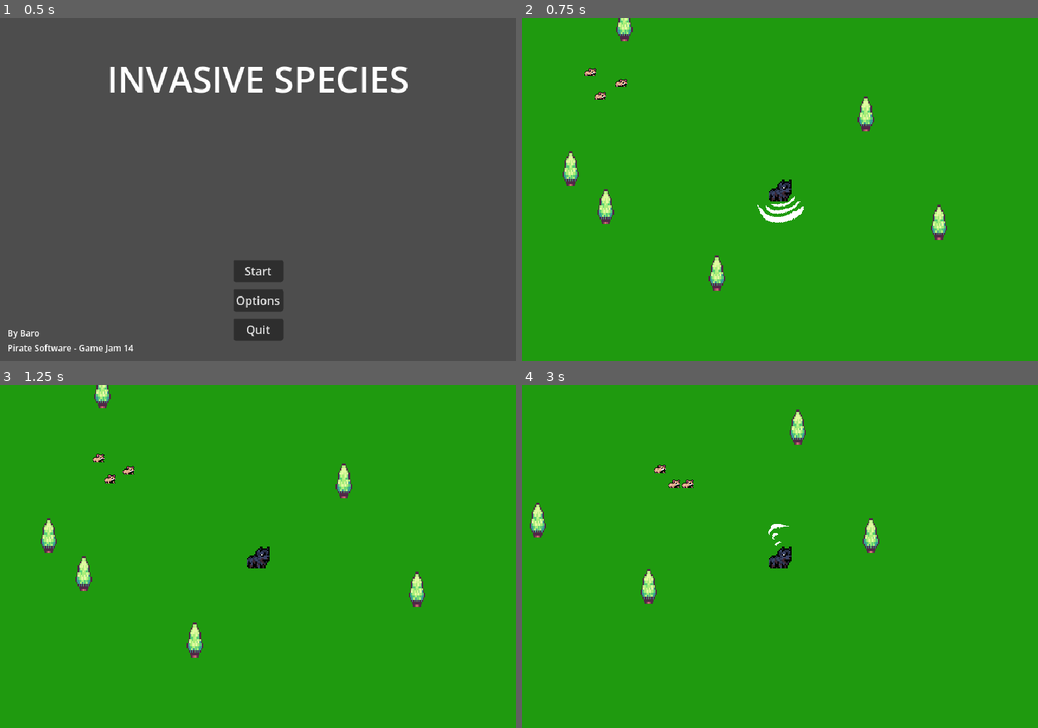
Above: before the commit, frames 1-4 (two rows, left to right).
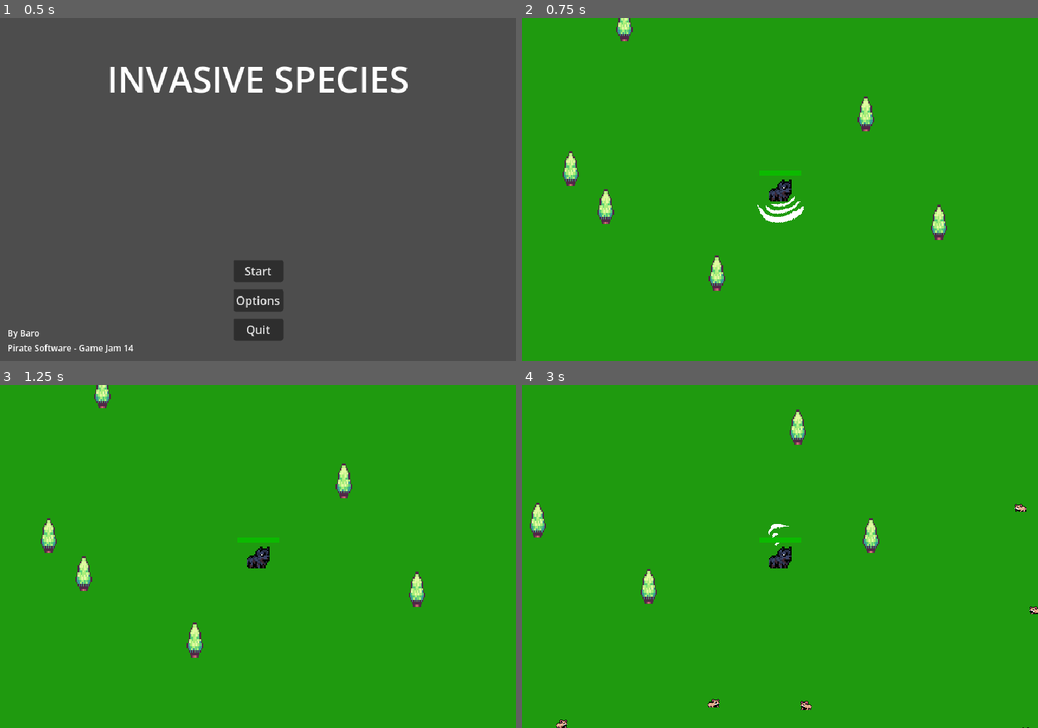
Above: after the commit, the same moments.

Repository: Barodas/game-jam-pirate-software-14
Game: Godot game, scene res://scenes/start_menu.tscn
Same seed, same stepped clock (60 frames per second), same inputs: the game is played once before the commit and once after it.
Inputs (mouse positions are in pixels of both pictures, inside the frame that each line leads up to):
- Up to frame 1 (0.5 s): no input
- Up to frame 2 (0.75 s): click "Start" at 0.5 s
- Up to frame 3 (1.25 s): no input
- Up to frame 4 (3 s): move the mouse to (893, 539) at 1.27 s; hold D (move_right) 1.28-2.03 s; move the mouse to (676, 573) at 2.02 s; hold S (move_down) 2.03-2.78 s; move the mouse to (831, 481) at 2.77 s; hold D (move_right) from 2.78 s (still down)

Frame 1 is identical in both runs. In frame 2, 0.2% of the frame differs, in the area x 12-55%, y 14-46%; in frame 3, 0.3%; in frame 4, 0.5%, in the area x 6-100%, y 23-100%.

Commit message:
Enemy spawning and game over screen

Diff:
--- a/scenes/enemy_mouse.tscn
+++ b/scenes/enemy_mouse.tscn
@@ -63,6 +63,9 @@
 [node name="EnemyMouse" type="CharacterBody2D"]
 collision_layer = 4
 collision_mask = 7
+motion_mode = 1
+platform_on_leave = 2
+platform_floor_layers = 4294901760
 script = ExtResource("1_iok72")
 
 [node name="AnimatedSprite2D" type="AnimatedSprite2D" parent="."]
--- a/scenes/level.gd
+++ b/scenes/level.gd
@@ -1,15 +1,34 @@
 extends Node2D
 
+@onready var _player_spawn = $Player/Path2D/PlayerSpawnPath
+@onready var _game_over_screen = $GameOverScreen
 
-# Called when the node enters the scene tree for the first time.
+const SPAWN_INTERVAL = 0.3
+
+var spawn_timer = 0.0
+
 func _ready():
-	pass # Replace with function body.
+	for n in 10:
+		spawn_mob()
 
-
-# Called every frame. 'delta' is the elapsed time since the previous frame.
 func _process(delta):
-	pass
+	spawn_timer -= delta
+	if spawn_timer <= 0.0:
+		spawn_mob()
+		spawn_timer = SPAWN_INTERVAL
 
 func _unhandled_input(event):
 	if Input.is_action_just_pressed("quit"):
 		get_tree().change_scene_to_file("res://scenes/start_menu.tscn")
+
+func spawn_mob():
+	var new_mob = preload("res://scenes/enemy_mouse.tscn").instantiate()
+	_player_spawn.progress_ratio = randf()
+	new_mob.global_position = _player_spawn.global_position
+	add_child(new_mob)
+
+
+func _on_player_game_over():
+	_game_over_screen.visible = true
+	# TODO: button to return to menu
+	# TODO: display score/run stats
--- a/scenes/level.tscn
+++ b/scenes/level.tscn
@@ -2,8 +2,13 @@
 
 [ext_resource type="Script" path="res://scenes/level.gd" id="1_j78ga"]
 [ext_resource type="PackedScene" uid="uid://bx5vu74se70ny" path="res://scenes/player.tscn" id="2_fjd1m"]
-[ext_resource type="PackedScene" uid="uid://cgn0nbf3t8uts" path="res://scenes/enemy_mouse.tscn" id="3_7rm2p"]
 [ext_resource type="PackedScene" uid="uid://c0u8gjdlci11t" path="res://scenes/tree.tscn" id="4_fctx3"]
+
+[sub_resource type="Curve2D" id="Curve2D_lu3v4"]
+_data = {
+"points": PackedVector2Array(0, 0, 0, 0, 404, -286, 0, 0, 0, 0, 409, 270, 0, 0, 0, 0, -401, 270, 0, 0, 0, 0, -397, -283, 0, 0, 0, 0, 404, -286)
+}
+point_count = 5
 
 [node name="Level" type="Node2D"]
 script = ExtResource("1_j78ga")
@@ -21,14 +26,14 @@
 [node name="Player" parent="." instance=ExtResource("2_fjd1m")]
 position = Vector2(360, 241)
 
-[node name="EnemyMouse" parent="." instance=ExtResource("3_7rm2p")]
-position = Vector2(94, 99)
+[node name="Path2D" type="Path2D" parent="Player"]
+position = Vector2(-1.26422, 3.62592)
+scale = Vector2(1.31605, 1.45324)
+curve = SubResource("Curve2D_lu3v4")
 
-[node name="EnemyMouse2" parent="." instance=ExtResource("3_7rm2p")]
-position = Vector2(124, 80)
-
-[node name="EnemyMouse3" parent="." instance=ExtResource("3_7rm2p")]
-position = Vector2(81, 65)
+[node name="PlayerSpawnPath" type="PathFollow2D" parent="Player/Path2D"]
+position = Vector2(404, -286)
+rotation = 1.5618
 
 [node name="Tree" parent="." instance=ExtResource("4_fctx3")]
 position = Vector2(478, 147)
@@ -47,3 +52,31 @@
 
 [node name="Tree6" parent="." instance=ExtResource("4_fctx3")]
 position = Vector2(141, 21)
+
+[node name="GameOverScreen" type="CanvasLayer" parent="."]
+visible = false
+
+[node name="ColorRect" type="ColorRect" parent="GameOverScreen"]
+offset_left = -4.0
+offset_top = -3.0
+offset_right = 729.0
+offset_bottom = 486.0
+color = Color(0, 0, 0, 0.65098)
+
+[node name="Label" type="Label" parent="GameOverScreen/ColorRect"]
+layout_mode = 1
+anchors_preset = 8
+anchor_left = 0.5
+anchor_top = 0.5
+anchor_right = 0.5
+anchor_bottom = 0.5
+offset_left = -20.0
+offset_top = -11.5
+offset_right = 20.0
+offset_bottom = 11.5
+grow_horizontal = 2
+grow_vertical = 2
+theme_override_font_sizes/font_size = 50
+text = "Game Over"
+
+[connection signal="game_over" from="Player" to="." method="_on_player_game_over"]
--- a/scenes/player.tscn
+++ b/scenes/player.tscn
@@ -147,10 +147,17 @@
 [sub_resource type="CircleShape2D" id="CircleShape2D_5see7"]
 radius = 17.0
 
+[sub_resource type="StyleBoxFlat" id="StyleBoxFlat_bkutg"]
+bg_color = Color(0.72549, 0, 0, 1)
+
+[sub_resource type="StyleBoxFlat" id="StyleBoxFlat_ybsyo"]
+bg_color = Color(0.0470588, 0.729412, 0, 1)
+
 [node name="Player" type="CharacterBody2D"]
 collision_layer = 2
 motion_mode = 1
 platform_on_leave = 2
+platform_floor_layers = 4294901760
 script = ExtResource("1_fxgm7")
 
 [node name="AnimatedSprite2D" type="AnimatedSprite2D" parent="."]
@@ -192,3 +199,13 @@
 
 [node name="CollisionShape2D" type="CollisionShape2D" parent="HurtBox"]
 shape = SubResource("CircleShape2D_5see7")
+
+[node name="ProgressBar" type="ProgressBar" parent="."]
+offset_left = -29.0
+offset_top = -27.0
+offset_right = 29.0
+offset_bottom = -20.0
+theme_override_styles/background = SubResource("StyleBoxFlat_bkutg")
+theme_override_styles/fill = SubResource("StyleBoxFlat_ybsyo")
+value = 100.0
+show_percentage = false
--- a/scripts/enemy_mouse.gd
+++ b/scripts/enemy_mouse.gd
@@ -2,7 +2,7 @@
 
 @onready var _sprite = $AnimatedSprite2D
 
-const SPEED = 100.0
+const SPEED = 50.0
 
 @export var health = 10
 
--- a/scripts/player.gd
+++ b/scripts/player.gd
@@ -1,8 +1,11 @@
 extends CharacterBody2D
+
+signal game_over
 
 @onready var _sprite = $AnimatedSprite2D
 @onready var _hitbox = $HitBox
 @onready var _hurtbox = $HurtBox
+@onready var _healthbar = $ProgressBar
 
 const ENEMY_DAMAGE_RATE = 5.0
 
@@ -26,21 +29,21 @@
 		_sprite.flip_h = false
 
 func _physics_process(delta):
-	var direction = Input.get_vector("move_left", "move_right", "move_up", "move_down")
-	velocity = direction * SPEED
-	move_and_slide()
+	if health >= 0.0:
+		var direction = Input.get_vector("move_left", "move_right", "move_up", "move_down")
+		velocity = direction * SPEED
+		move_and_slide()
 
-	_hitbox.look_at(get_global_mouse_position())
+		_hitbox.look_at(get_global_mouse_position())
 
-	attack_timer -= delta
-	if attack_timer <= 0:
-		_hitbox.activate()
-		attack_timer = ATTACK_SPEED
+		attack_timer -= delta
+		if attack_timer <= 0:
+			_hitbox.activate()
+			attack_timer = ATTACK_SPEED
 
 	var overlapping_mobs = _hurtbox.get_overlapping_bodies()
 	if overlapping_mobs.size() > 0:
 		health -= ENEMY_DAMAGE_RATE * overlapping_mobs.size() * delta
-		print("Player health reduced to ", health)
+		_healthbar.value = health
 		if health <= 0.0:
-			# TODO: Game over
-			print("Player has Died!")
+			game_over.emit()
Not shown: 1 places in scenes/player.tscn that only renumber resources
